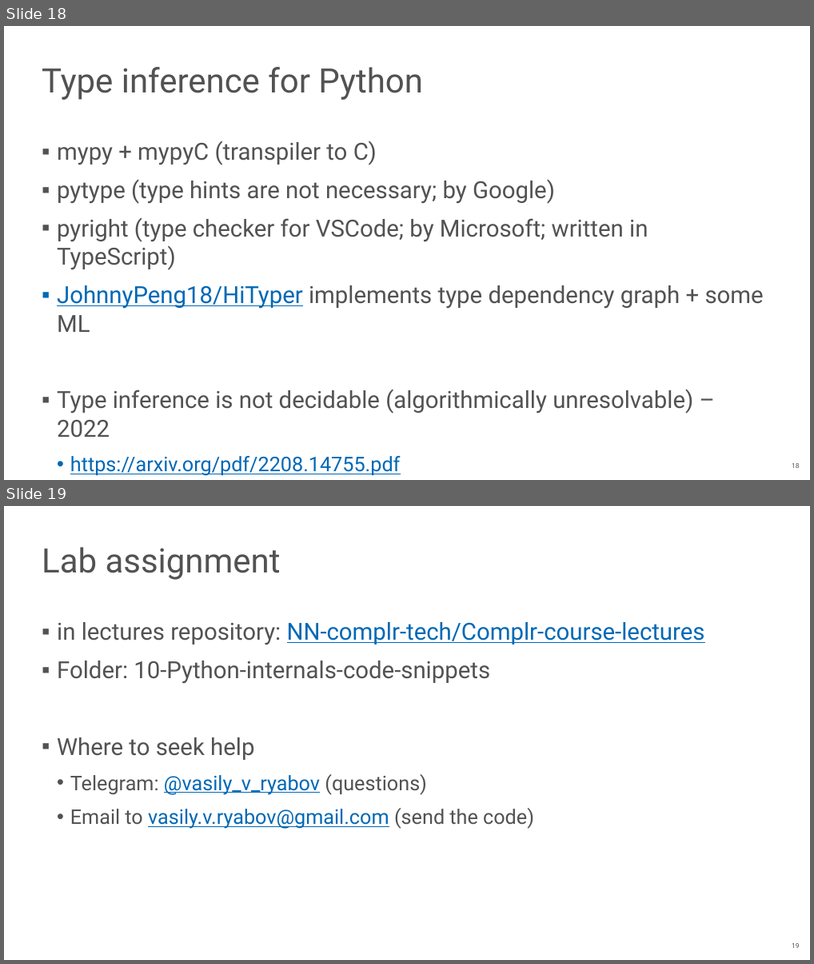
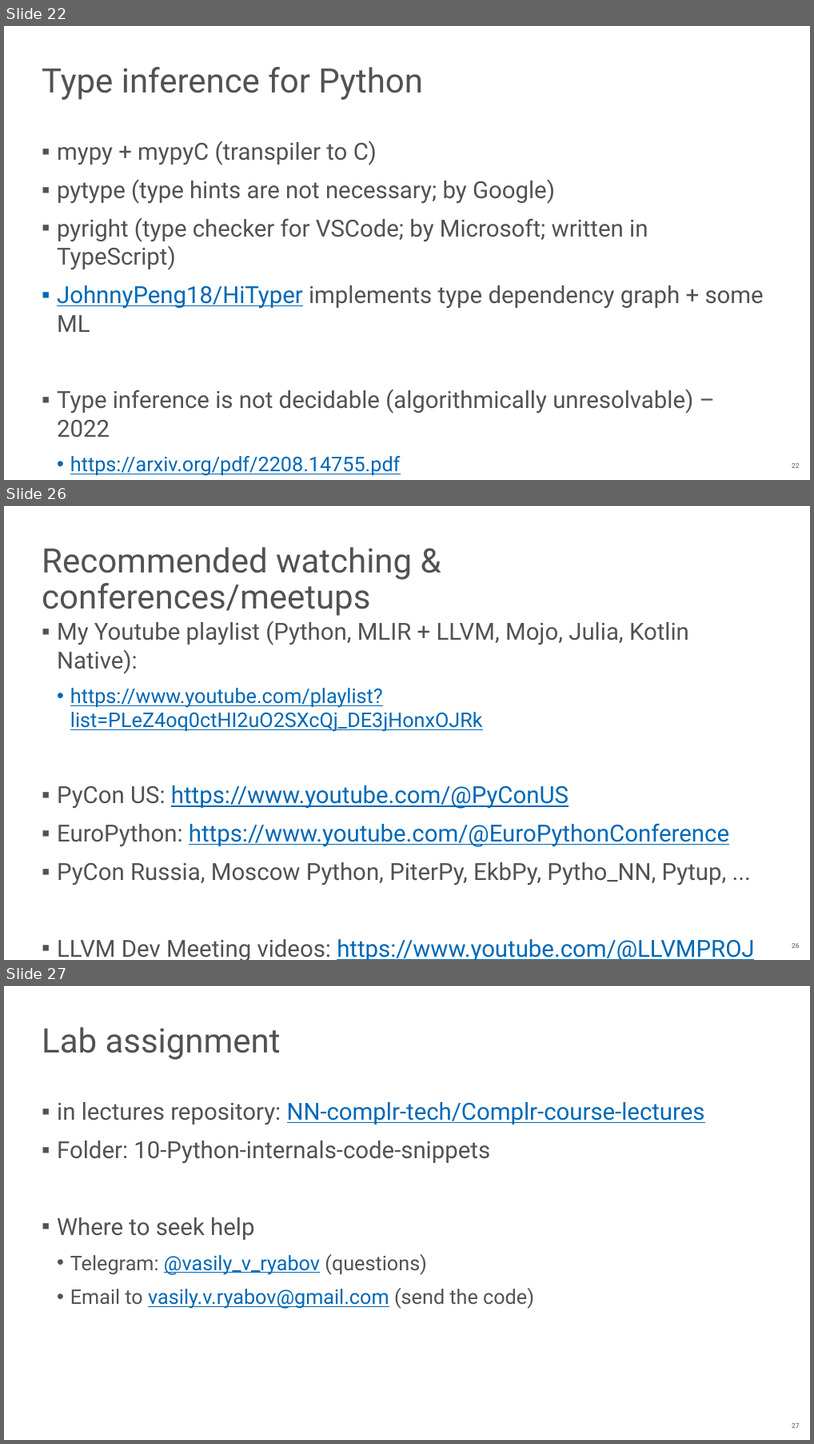
Before and after one commit to NN-complr-tech/Complr-course-lectures, a slide deck: 10-Python-internals-and-JIT-compilers.pptx. Shown one above the other, each under a label of ours: slides 18 and 19 before the commit, slides 22, 26 and 27 after it; the slides between them are not shown. The pictures are 814x964 and 814x1444 pixels, drawn with LibreOffice and Linux fonts; fonts in the diff are those of the drawing. Boxes give left, top, right and bottom in pixels: in the first picture for what was removed or moved away, otherwise in the second. Text is boxed around its words. In the diff, an @@ line names an element or a change of style, - is before the commit and + after.

Commit message:
The second version of Python internals lecture

```diff
--- a/10-Python-internals-and-JIT-compilers.pptx
+++ b/10-Python-internals-and-JIT-compilers.pptx
@@ slide 26 added at (4, 506, 810, 960), background #FFFFFF; not listed: 1 template element that a slide beside it also shows @@
@@ title added at (42, 547, 412, 616), 40 pt, text #525252 @@
+Recommended watching & conferences/meetups
@@ text added at (57, 621, 754, 960), 28 pt, text #0068B5, underline @@
+▪ My Youtube playlist (Python, MLIR + LLVM, Mojo, Julia, Kotlin Native):
+  • https://www.youtube.com/playlist?list=PLeZ4oq0ctHI2uO2SXcQj_DE3jHonxOJRk
+▪ PyCon US: https://www.youtube.com/@PyConUS
+▪ EuroPython: https://www.youtube.com/@EuroPythonConference
+▪ PyCon Russia, Moscow Python, PiterPy, EkbPy, Pytho_NN, Pytup, ...
+▪ LLVM Dev Meeting videos: https://www.youtube.com/@LLVMPROJ
@@ what was slide 18 is now slide 22 @@
@@ what was slide 19 is now slide 27 @@
@@ page number at (792, 1423, 799, 1428): text changed @@
-19
+27
```
Also in this commit, not shown: 5 slides changed, 7 other slides added.
